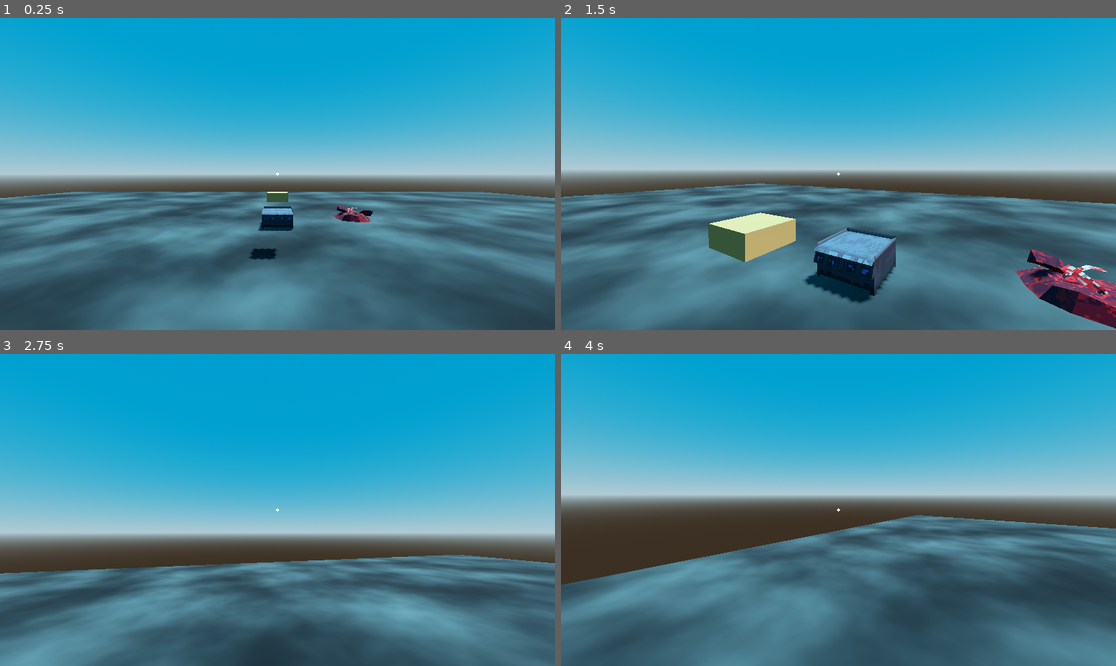
Above: before the commit, frames 1-4 (two rows, left to right).
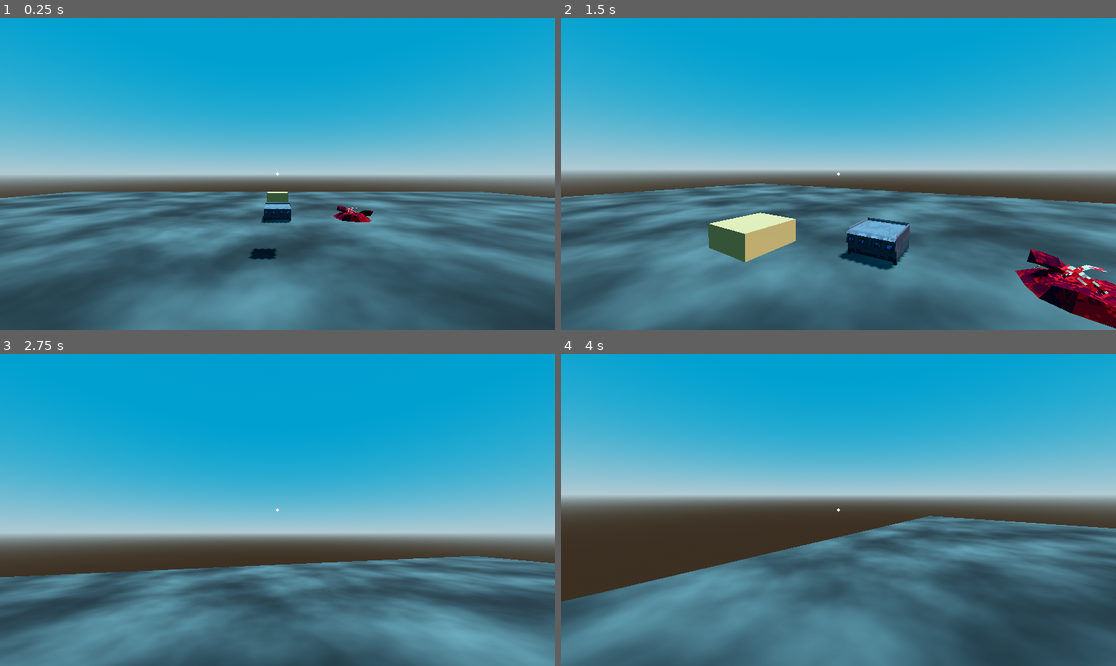
Above: after the commit, the same moments.

Repository: ZsoltHevesi/spooky-cooking-sim
Game: Godot game, scene res://3d_cooking/worlds/restaurant.tscn
Two runs of this game, one before a commit and one after it. Both use one fixed random seed, a clock stepped at 60 frames per second and the inputs below. This scene is started directly instead of the project's main scene.
Inputs (mouse positions are in pixels of both pictures, inside the frame that each line leads up to):
- Up to frame 1 (0.25 s): no input
- Up to frame 2 (1.5 s): tap Enter at 0.5 s; move the mouse to (866, 174) at 0.52 s; hold W (move_forward) from 0.53 s (still down); tap E (interact) at 0.6, 1.35 s; click (866, 174) at 0.67 s; move the mouse to (810, 174) at 1.27 s
- Up to frame 3 (2.75 s): keep holding W (move_forward); move the mouse to (288, 503) at 2.02 s; tap E (interact) at 2.1 s
- Up to frame 4 (4 s): keep holding W (move_forward); move the mouse to (832, 516) at 2.77 s; tap E (interact) at 2.85, 3.6 s; click (832, 516) at 2.92 s; move the mouse to (877, 513) at 3.52 s

The runs differ from the first frame. In frame 1, 0.5% of the frame differs, in the area x 46-67%, y 59-69%; in frame 2, 5.0%; in frame 3, 13%; in frame 4, 18%, in the area x 0-100%, y 51-100%.

Commit message:
Texture fix 2
electric boogaloo

Diff:
--- a/3d_cooking/worlds/restaurant.tscn
+++ b/3d_cooking/worlds/restaurant.tscn
@@ -45,6 +45,7 @@
 
 [sub_resource type="StandardMaterial3D" id="StandardMaterial3D_op6pl"]
 albedo_texture = ExtResource("5_tu4q5")
+metallic_specular = 0.0
 texture_filter = 0
 
 [node name="world" type="Node3D"]
@@ -71,7 +72,7 @@
 shape = SubResource("ConcavePolygonShape3D_5lg2l")
 
 [node name="stove_prototype" parent="." instance=ExtResource("3_jr16j")]
-transform = Transform3D(-4.37114e-08, 0, 1, 0, 1, 0, -1, 0, -4.37114e-08, 0, -0.0126566, -7.01132)
+transform = Transform3D(-4.37114e-08, 0, 1, 0, 1, 0, -1, 0, -4.37114e-08, 0, -0.0126566, -8.05354)
 material_override = SubResource("StandardMaterial3D_ocyue")
 
 [node name="SpookjamMeatPileRed" type="MeshInstance3D" parent="."]
